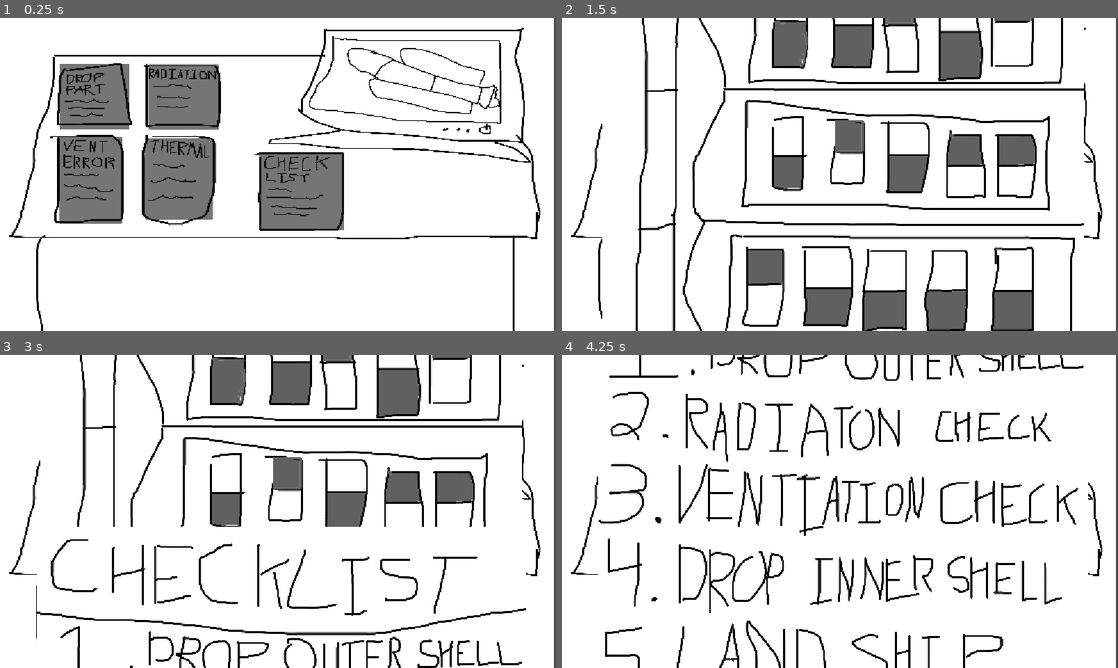
Above: before the commit, frames 1-4 (two rows, left to right).
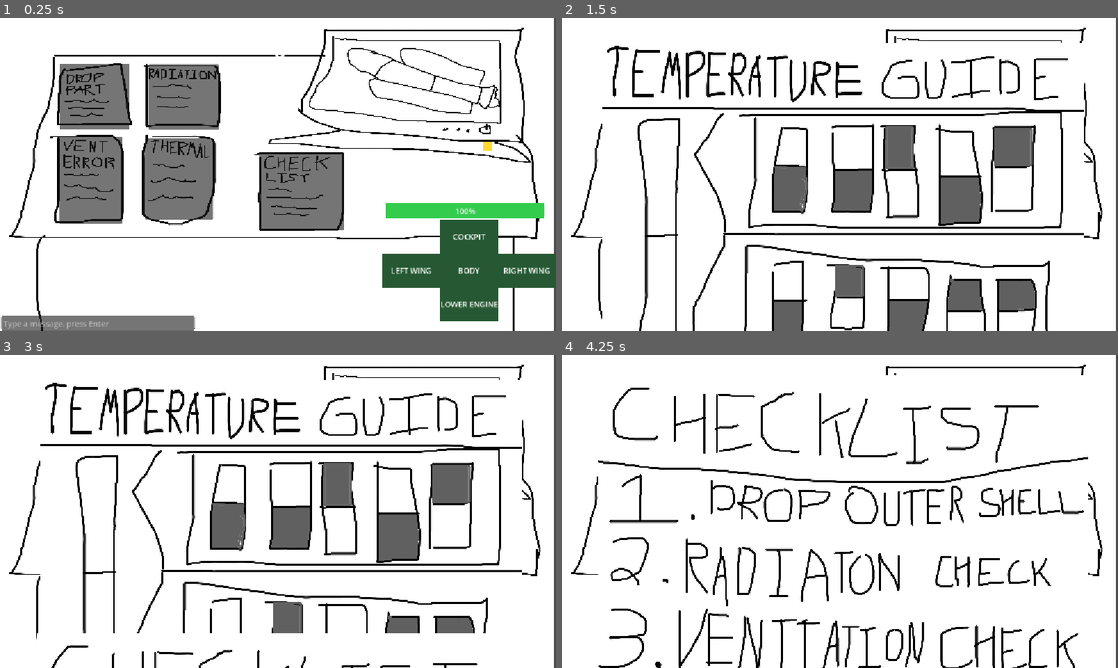
Above: after the commit, the same moments.

Repository: Milkprovidescalcium/game-jam-2026
Game: Godot game, scene res://scenes/ground_control/ground_control_nico.tscn
The game is run twice, just before and just after one commit, with the same random seed, the same clock (stepped at 60 frames per second) and the same inputs. The engine's default icon, where the game draws it, is replaced by a stand-in: a white triangle on a blue panel in a dark square.
Inputs (mouse positions are in pixels of both pictures, inside the frame that each line leads up to):
- Up to frame 1 (0.25 s): no input
- Up to frame 2 (1.5 s): click (739, 177) at 0.5 s; click (745, 96) at 1.25 s
- Up to frame 3 (3 s): click (88, 517) at 2 s; click (300, 527) at 2.75 s
- Up to frame 4 (4.25 s): click (656, 433) at 3.5 s

The runs differ from the first frame. In frame 1, 8.8% of the frame differs, in the area x 0-100%, y 11-100%; in frame 2, 28%, in the area x 7-94%, y 0-100%; in frame 3, 23%; in frame 4, 14%.

Commit message:
map now ides when checklist is up

Diff:
--- a/scenes/ground_control/checklist_node.gd
+++ b/scenes/ground_control/checklist_node.gd
@@ -3,6 +3,7 @@
 @onready var sprite: Sprite2D = $CheckList
 @onready var bottom_border: Sprite2D = $BottomOfCampForCheckListSprite
 @onready var top_border: Sprite2D = $TopOfCamForCheckListSprite
+
 
 
 func _ready() -> void:
@@ -16,9 +17,13 @@
 var ORIGINY = 3800
 
 var ONSCREENX = 190
-var ONSCREENY = 1500
+var ONSCREENY = 1800
 var TWEENSPEED = 0.25
 var onScreen = false;
+
+signal check_list_up
+signal check_list_down
+
 
 func move_to_screen() -> void:
 	print("sprite moved")
@@ -26,6 +31,7 @@
 	tween.tween_property(sprite, "position", Vector2(ONSCREENX, ONSCREENY), TWEENSPEED)
 
 	onScreen = true;
+	check_list_up.emit()
 	print(sprite.position)
 
 func move_down() -> void:
@@ -34,6 +40,8 @@
 	tween.tween_property(sprite, "position", Vector2(ORIGINX, ORIGINY), TWEENSPEED)
 
 	onScreen = false
+	check_list_up.emit()
+
 
 var scroll_speed = 50
 
--- a/scenes/ground_control/ground_control_nico.tscn
+++ b/scenes/ground_control/ground_control_nico.tscn
@@ -1,10 +1,14 @@
 [gd_scene format=3 uid="uid://cnkp1d1wsq1ya"]
 
 [ext_resource type="Script" uid="uid://dstmvuc8nfgdb" path="res://scenes/ground_control/ground_control_nico.gd" id="1_qawio"]
+[ext_resource type="PackedScene" uid="uid://bjj87363a6sjp" path="res://scenes/ui/timer_label.tscn" id="2_1epie"]
 [ext_resource type="Texture2D" uid="uid://b8a5yrxplyp2k" path="res://art/rooms/ground_control.jpg" id="2_qn33s"]
+[ext_resource type="PackedScene" uid="uid://gsq420gyuwff" path="res://scenes/ui/ship_map.tscn" id="3_iw7wk"]
 [ext_resource type="Script" uid="uid://dctssf1qfeu3s" path="res://scenes/ground_control/background.gd" id="3_sdfxw"]
 [ext_resource type="Script" uid="uid://ctvnbdatwtis4" path="res://scenes/ground_control/instructions_node.gd" id="4_f7g4o"]
+[ext_resource type="PackedScene" uid="uid://my762trhbs4g" path="res://scenes/chat/chat.tscn" id="4_u6d5m"]
 [ext_resource type="Texture2D" uid="uid://7m7igas4to5t" path="res://themes/icon.svg" id="5_1epie"]
+[ext_resource type="PackedScene" uid="uid://bnu5axbkt0ikn" path="res://scenes/ui/healthbar.tscn" id="5_k1cpu"]
 [ext_resource type="Texture2D" uid="uid://bkwhyxgasqn8" path="res://art/rooms/placeholder.jpeg" id="6_iw7wk"]
 [ext_resource type="Texture2D" uid="uid://cwl55g8086cqy" path="res://icon.svg" id="7_u6d5m"]
 [ext_resource type="Script" uid="uid://c2mvncn7x02px" path="res://scenes/ground_control/checklist_node.gd" id="8_k1cpu"]
@@ -65,6 +69,20 @@
 offset_top = 734.0
 offset_right = -139.0
 offset_bottom = 914.0
+
+[node name="CanvasLayer" type="CanvasLayer" parent="InstructionsNode" unique_id=600930227]
+
+[node name="TimerLabel" parent="InstructionsNode/CanvasLayer" unique_id=52369526 instance=ExtResource("2_1epie")]
+
+[node name="ShipMap" parent="InstructionsNode/CanvasLayer" unique_id=1489874199 instance=ExtResource("3_iw7wk")]
+
+[node name="ChatBox" parent="InstructionsNode/CanvasLayer" unique_id=1585531339 instance=ExtResource("4_u6d5m")]
+offset_left = 3.0
+offset_top = 398.0
+offset_right = 403.0
+offset_bottom = 648.0
+
+[node name="Healthbar" parent="InstructionsNode/CanvasLayer" unique_id=946722934 instance=ExtResource("5_k1cpu")]
 
 [node name="TableNode" type="Node2D" parent="." unique_id=1693905726]
 
@@ -142,6 +160,8 @@
 [connection signal="pressed" from="InstructionsNode/ThermalButton" to="InstructionsNode" method="_on_thermal_button_pressed"]
 [connection signal="pressed" from="InstructionsNode/RadiationButton" to="InstructionsNode" method="_on_radiation_button_pressed"]
 [connection signal="pressed" from="InstructionsNode/OxygenButton" to="InstructionsNode" method="_on_oxygen_button_pressed"]
+[connection signal="check_list_down" from="TableNode/ChecklistNode" to="InstructionsNode" method="_on_checklist_node_check_list_down"]
+[connection signal="check_list_up" from="TableNode/ChecklistNode" to="InstructionsNode" method="_on_checklist_node_check_list_up"]
 [connection signal="pressed" from="TableNode/ChecklistNode/CheckListSprite/CheckListButton" to="." method="_on_check_list_button_pressed"]
 [connection signal="pressed" from="TableNode/ChecklistNode/CheckListSprite/CheckListButton" to="TableNode/ChecklistNode" method="_on_check_list_button_pressed"]
 [connection signal="pressed" from="TableNode/PapersNode/PapersSprite/PapersButton" to="InstructionsNode" method="_on_button_pressed"]
--- a/scenes/ground_control/instructions_node.gd
+++ b/scenes/ground_control/instructions_node.gd
@@ -3,6 +3,9 @@
 @onready var sprite: Sprite2D = $Instructions
 @onready var bottom_border: Sprite2D = $BottomOfCamSprite
 @onready var top_border: Sprite2D = $TopOfCamSprite
+
+@onready var canvas: CanvasLayer = $CanvasLayer
+@onready var timer_label: Control = $CanvasLayer/TimerLabel
 
 
 func _ready() -> void:
@@ -11,12 +14,14 @@
 	bottom_border.offset.y = -bottom_border.texture.get_height() / 2.0
 	top_border.offset.y = -top_border.texture.get_height() / 2.0
 
+	timer_label.add_theme_color_override("font_color", Color.BLACK)
+
 
 var ORIGINX = 190
 var ORIGINY = 3800
 
 var ONSCREENX = 190
-var ONSCREENY = 1500
+var ONSCREENY = 1800
 var TWEENSPEED = 0.25
 var onScreen = false;
 
@@ -27,13 +32,17 @@
 	tween.tween_property(sprite, "position", Vector2(ONSCREENX, ONSCREENY), TWEENSPEED)
 
 	onScreen = true;
+	canvas.hide()
 	print(sprite.position)
+
 func move_down() -> void:
 	print("moved down")
 	var tween := create_tween()
 	tween.tween_property(sprite, "position", Vector2(ORIGINX, ORIGINY), TWEENSPEED)
 
 	onScreen = false
+	canvas.show()
+
 
 var scroll_speed = 50
 func _sprite_top() -> float: #calculates the top of the sprite
@@ -107,3 +116,13 @@
 		move_to_screen()
 
 	pass # Replace with function body.
+
+
+func _on_checklist_node_check_list_down() -> void:
+	canvas.show()
+	pass # Replace with function body.
+
+
+func _on_checklist_node_check_list_up() -> void:
+	canvas.hide()
+	pass # Replace with function body.
--- a/scenes/ui/ship_map.tscn
+++ b/scenes/ui/ship_map.tscn
@@ -154,6 +154,7 @@
 
 [node name="InfoLabel" type="RichTextLabel" parent="." unique_id=1161636495]
 unique_name_in_owner = true
+visible = false
 layout_mode = 0
 offset_left = 420.0
 offset_top = 210.0
